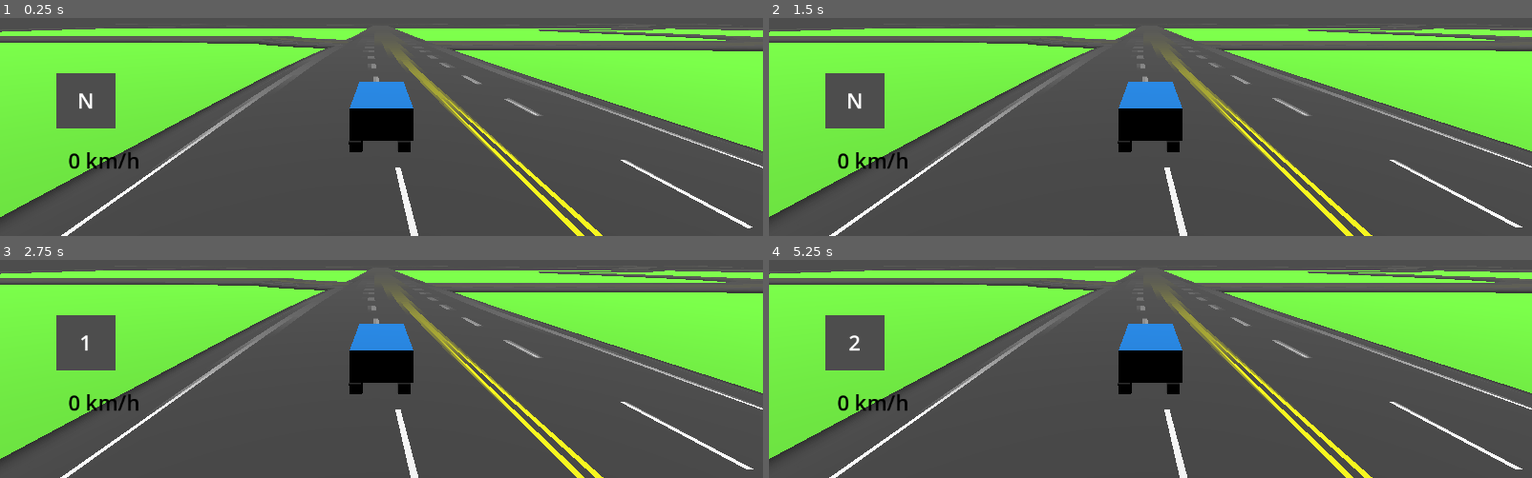
Above: before the commit, frames 1-4 (two rows, left to right).
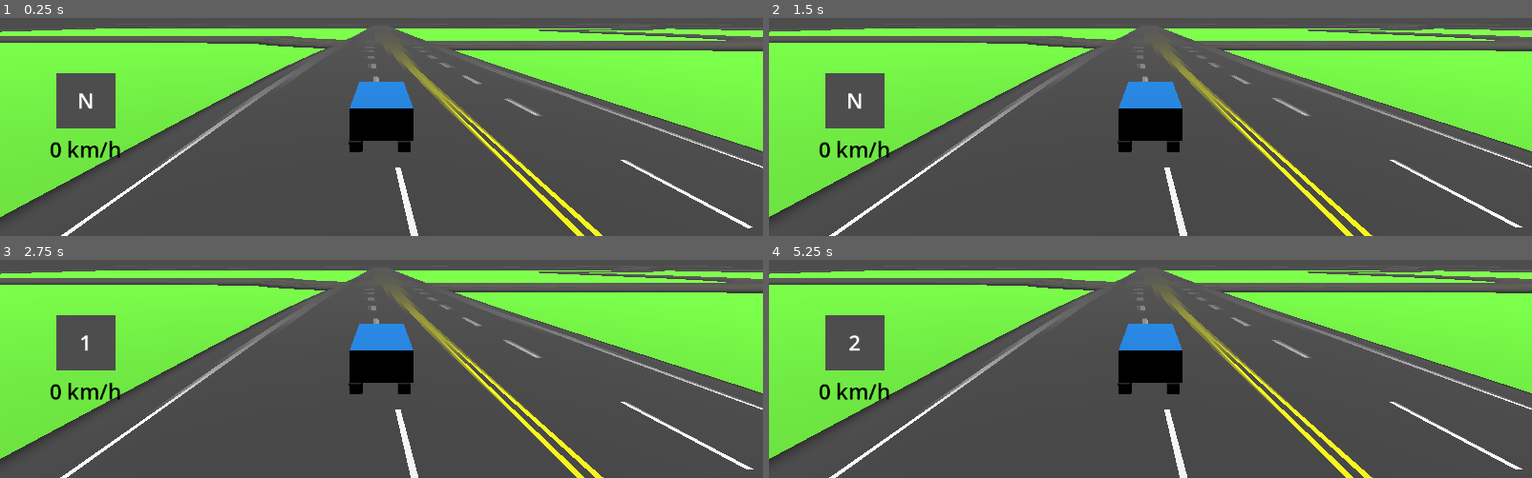
Above: after the commit, the same moments.

Repository: rabu-dev/racingcar
Game: Godot game, scene res://escena/escenas de pruebas.tscn
Same seed, same stepped clock (60 frames per second), same inputs: the game is played once before the commit and once after it.
Inputs (mouse positions are in pixels of both pictures, inside the frame that each line leads up to):
- Up to frame 1 (0.25 s): no input
- Up to frame 2 (1.5 s): tap Enter at 0.5 s; move the mouse to (outside the picture) at 0.52 s; hold Right (ui_right) 0.53-1.25 s; hold Shift 0.53-1.25 s; click (outside the picture) at 0.67 s; tap Space at 1.25 s; drag from (997, 44) to (1112, 107) at 1.27 s
- Up to frame 3 (2.75 s): tap Enter at 2 s; move the mouse to (outside the picture) at 2.02 s; hold Right (ui_right) from 2.03 s (still down); tap E at 2.1 s
- Up to frame 4 (5.25 s): release Right (ui_right) at 2.75 s; tap Space at 2.75, 4.25 s; drag from (1112, 349) to (outside the picture) at 2.77 s; tap Enter at 3.5 s; move the mouse to (1379, 327) at 3.52 s; hold Left (ui_left) 3.53-4.25 s; hold Shift 3.53-4.25 s; drag from (outside the picture) to (outside the picture) at 4.27 s; move the mouse to (1188, 264) at 5.02 s; hold Down (ui_down) from 5.03 s (still down); tap E at 5.1 s; click (1188, 264) at 5.17 s

The runs differ from the first frame. In frame 1, 0.6% of the frame differs, in the area x 6-19%, y 56-70%; in frame 2, 0.6%; in frame 3, 0.6%; in frame 4, 0.6%.

Commit message:
fix vehicle

Diff:
--- a/escena/escenas de pruebas.tscn
+++ b/escena/escenas de pruebas.tscn
@@ -39,9 +39,11 @@
 transform = Transform3D(0.002303793, 0, -0.9999973, 0, 1, 0, 0.9999973, 0, 0.002303793, 0.0006855726, 1.1748946, 8.369117)
 physics_material_override = SubResource("PhysicsMaterial_t7r8i")
 center_of_mass = Vector3(0, -0.4, 0)
+engine_force = 0.0
+fuerza_motor = 5500.0
 fuerza_freno = 30.0
 display_velocidad = NodePath("../Medirvelocidad")
-gear_text = NodePath("../marcha")
+gear_text = NodePath("../TextureRect/marcha")
 
 [node name="Camera3D" type="Camera3D" parent="VehicleBody3D" unique_id=765520129]
 transform = Transform3D(-1, 0, -1.509958e-07, 0, 1, 0, 1.509958e-07, 0, -1, 0, 3.3753853, -10.714511)
@@ -50,10 +52,10 @@
 transform = Transform3D(1, 0, 0, 0, 0.081694975, 0.99665743, 0, -0.99665743, 0.081694975, 0, 9.3780365, 0)
 
 [node name="Medirvelocidad" type="Label" parent="." unique_id=730000616]
-offset_left = 67.0
-offset_top = 495.0
-offset_right = 248.0
-offset_bottom = 572.0
+offset_left = 39.0
+offset_top = 478.0
+offset_right = 220.0
+offset_bottom = 555.0
 label_settings = SubResource("LabelSettings_t74bq")
 horizontal_alignment = 1
 vertical_alignment = 1
@@ -68,25 +70,26 @@
 texture = SubResource("ViewportTexture_g5en1")
 metadata/_edit_use_anchors_ = true
 
-[node name="SubViewport" type="SubViewport" parent="TextureRect" unique_id=1743309200]
-size = Vector2i(50, 50)
-size_2d_override_stretch = true
-render_target_update_mode = 4
-
-[node name="marcha" type="Label" parent="." unique_id=826753323]
+[node name="marcha" type="Label" parent="TextureRect" unique_id=826753323]
+layout_mode = 1
 anchors_preset = -1
 anchor_left = -1.562
 anchor_top = -3.801
 anchor_right = -1.562
 anchor_bottom = -3.801
-offset_left = 1862.4241
-offset_top = 2870.048
-offset_right = 1996.4238
-offset_bottom = 2942.048
+offset_left = 117.018005
+offset_top = 325.284
+offset_right = 251.01776
+offset_bottom = 397.284
 label_settings = SubResource("LabelSettings_t7r8i")
 horizontal_alignment = 1
 vertical_alignment = 1
 metadata/_edit_use_anchors_ = true
+
+[node name="SubViewport" type="SubViewport" parent="TextureRect" unique_id=1743309200]
+size = Vector2i(50, 50)
+size_2d_override_stretch = true
+render_target_update_mode = 4
 
 [node name="RoadManager" type="Node3D" parent="." unique_id=2059700818]
 transform = Transform3D(1, 0, 0, 0, 1, 0, 0, 0, 1, -58.518272, 0.5, -3.649)
--- a/escena/vehicle_body_3d.tscn
+++ b/escena/vehicle_body_3d.tscn
@@ -26,7 +26,9 @@
 center_of_mass = Vector3(0, -0.6, 0)
 linear_damp = 0.1
 angular_damp = 0.4
+engine_force = 210.05
 script = ExtResource("1_y61ot")
+fuerza_motor = 7000.0
 angulo_giro_max = 0.9
 motor_audio = NodePath("AudioStreamPlayer3D")
 
@@ -78,7 +80,7 @@
 
 [node name="RuadaTraseraIz" type="VehicleWheel3D" parent="." unique_id=1150125615]
 transform = Transform3D(1, 0, 0, 0, 1, 0, 0, 0, 1, 0.8, -0.4, -1.2)
-engine_force = 1800.0
+engine_force = 210.05
 brake = 35.0
 use_as_traction = true
 wheel_roll_influence = 0.03
@@ -96,7 +98,7 @@
 
 [node name="RuedaTraseraDer" type="VehicleWheel3D" parent="." unique_id=929751660]
 transform = Transform3D(1, 0, 0, 0, 1, 0, 0, 0, 1, -0.8, -0.4, -1.2)
-engine_force = 1800.0
+engine_force = 210.05
 brake = 35.0
 use_as_traction = true
 wheel_roll_influence = 0.03
